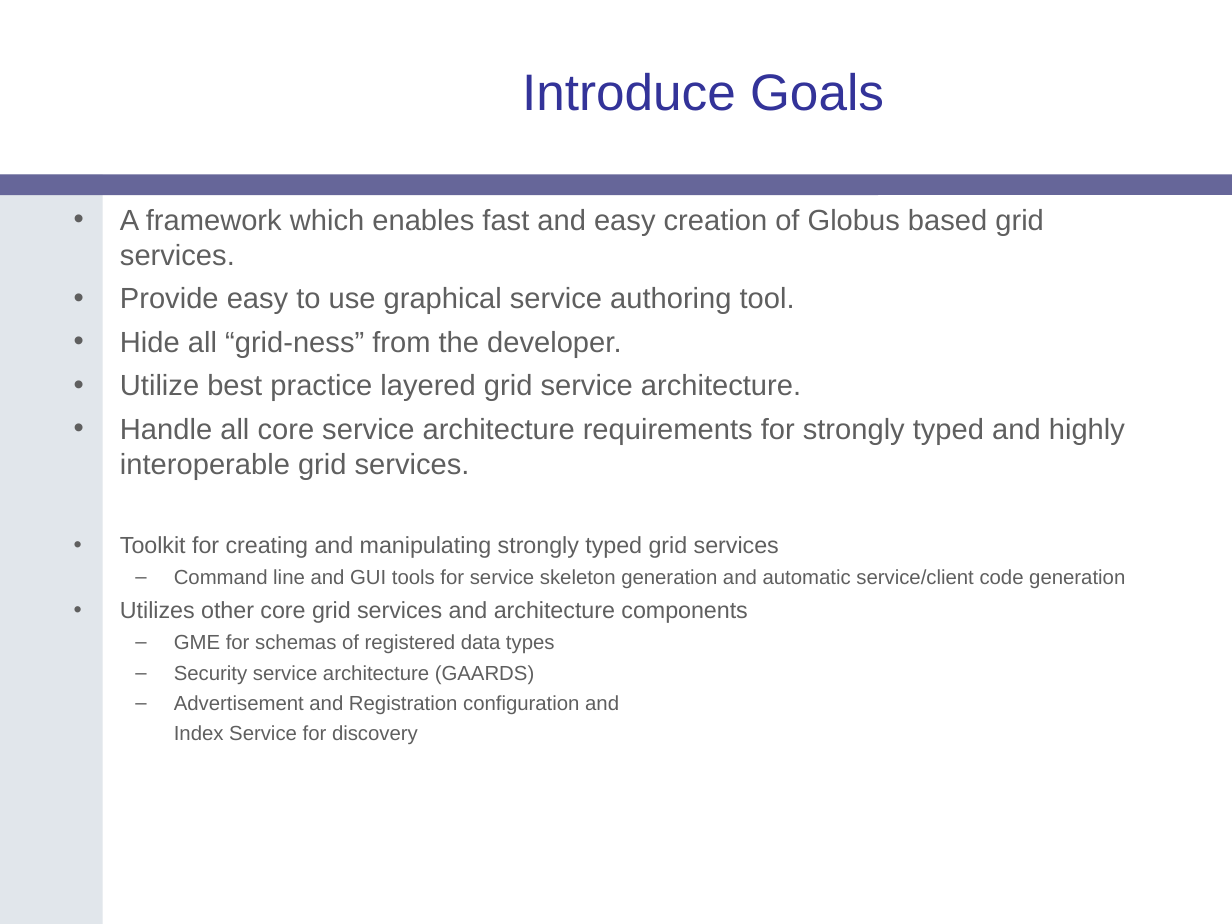
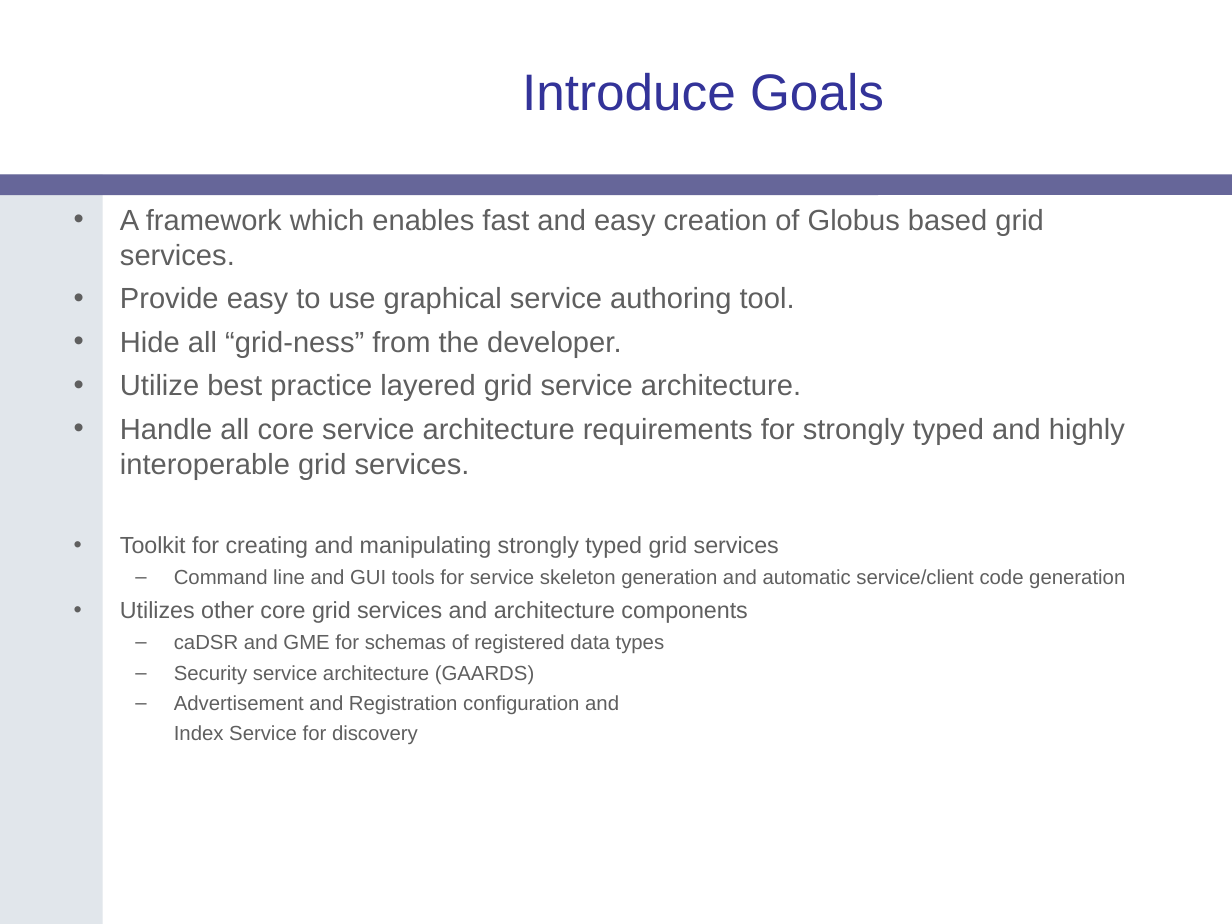
Before and after one commit to NCIP/cagrid-portal, a slide deck: slide 2 of cagrid-1-0/Documentation/presentations/introduce/Introduce-OGF19.ppt. Drawn at 1232x924 pixels with LibreOffice and Linux fonts; fonts in the diff are those of the drawing; background and template pictures are left out. Boxes give left, top, right and bottom in pixels: in the first picture for what was removed or moved away, otherwise in the second. Text is boxed around its words. In the diff, an @@ line names an element or a change of style, - is before the commit and + after.

```diff
--- a/cagrid-1-0/Documentation/presentations/introduce/Introduce-OGF19.ppt
+++ b/cagrid-1-0/Documentation/presentations/introduce/Introduce-OGF19.ppt
@@ text at box(174, 634, 665, 653): text changed @@
-  – GME for schemas of registered data types
+  – caDSR and GME for schemas of registered data types
```
Also in this commit, not shown: 1 other file.
